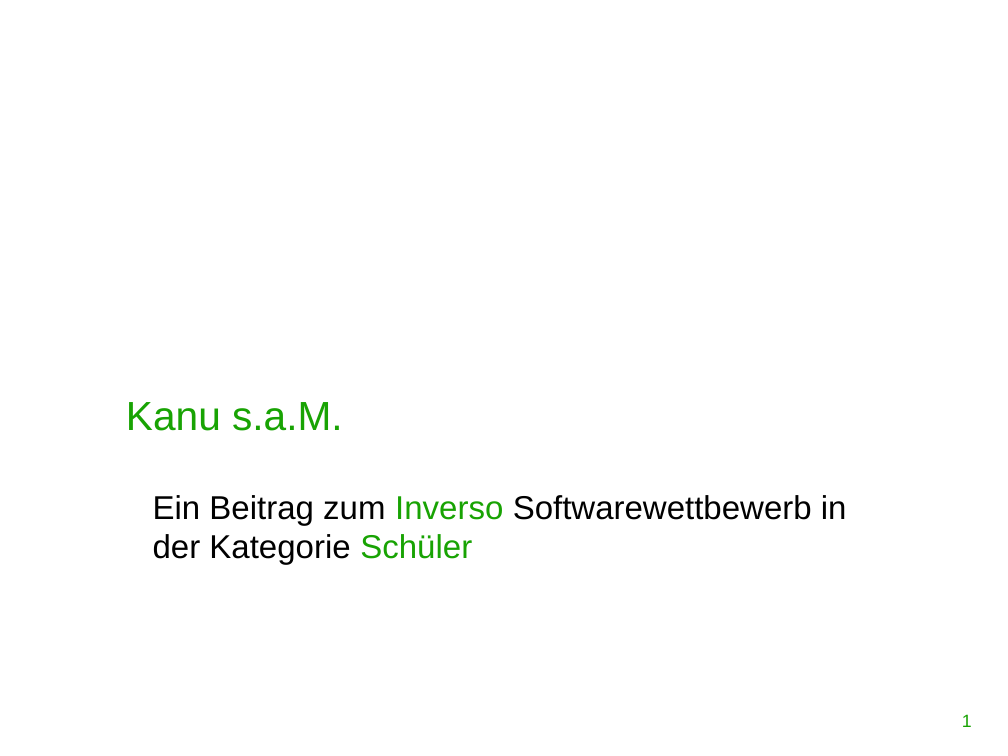
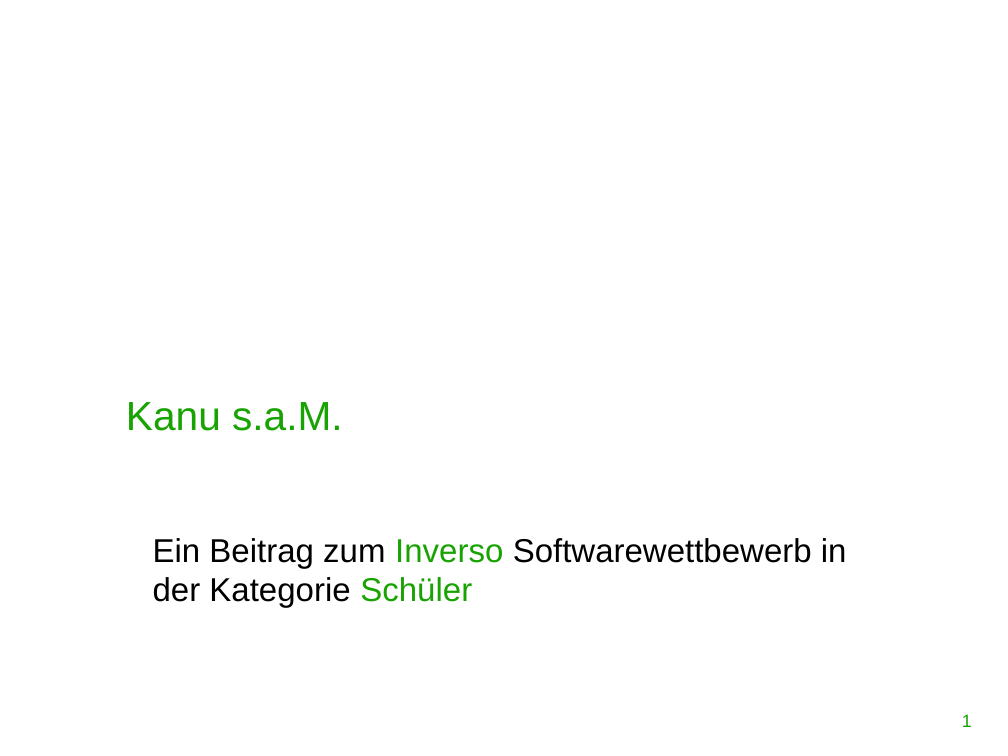
Before and after one commit to WorldofJARcraft/Kanu-s.a.M., a slide deck: slide 1 of Präsentation/Präsentation.odp. Drawn at 1008x756 pixels with LibreOffice and Linux fonts; fonts in the diff are those of the drawing; background and template pictures are left out. Boxes give left, top, right and bottom in pixels: in the first picture for what was removed or moved away, otherwise in the second. Text is boxed around its words. In the diff, an @@ line names an element or a change of style, - is before the commit and + after.

```diff
--- a/Präsentation/Präsentation.odp
+++ b/Präsentation/Präsentation.odp
@@ text "Ein Beitrag zum Inverso Softwarewettbewerb ...": place and size @@
-text "Ein Beitrag zum Inverso Softwarewettbewerb ..." at (153, 495, 847, 565)
+text "Ein Beitrag zum Inverso Softwarewettbewerb ..." at (153, 538, 847, 608)
```
Also in this commit, not shown: 8 other slides changed, 43 slides added, 5 slides removed, 6 other files.
